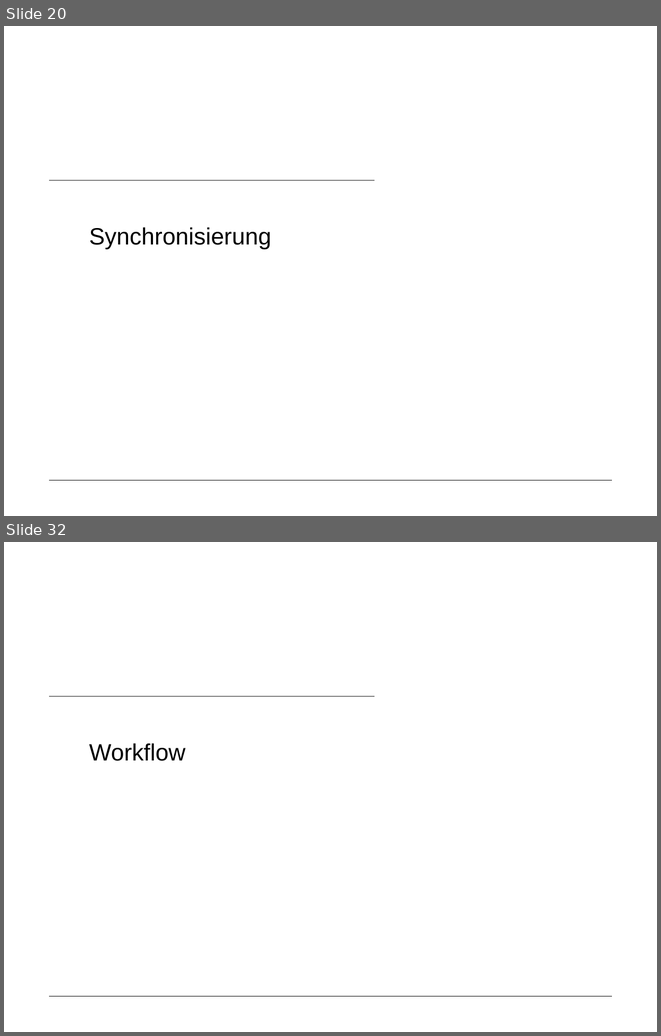
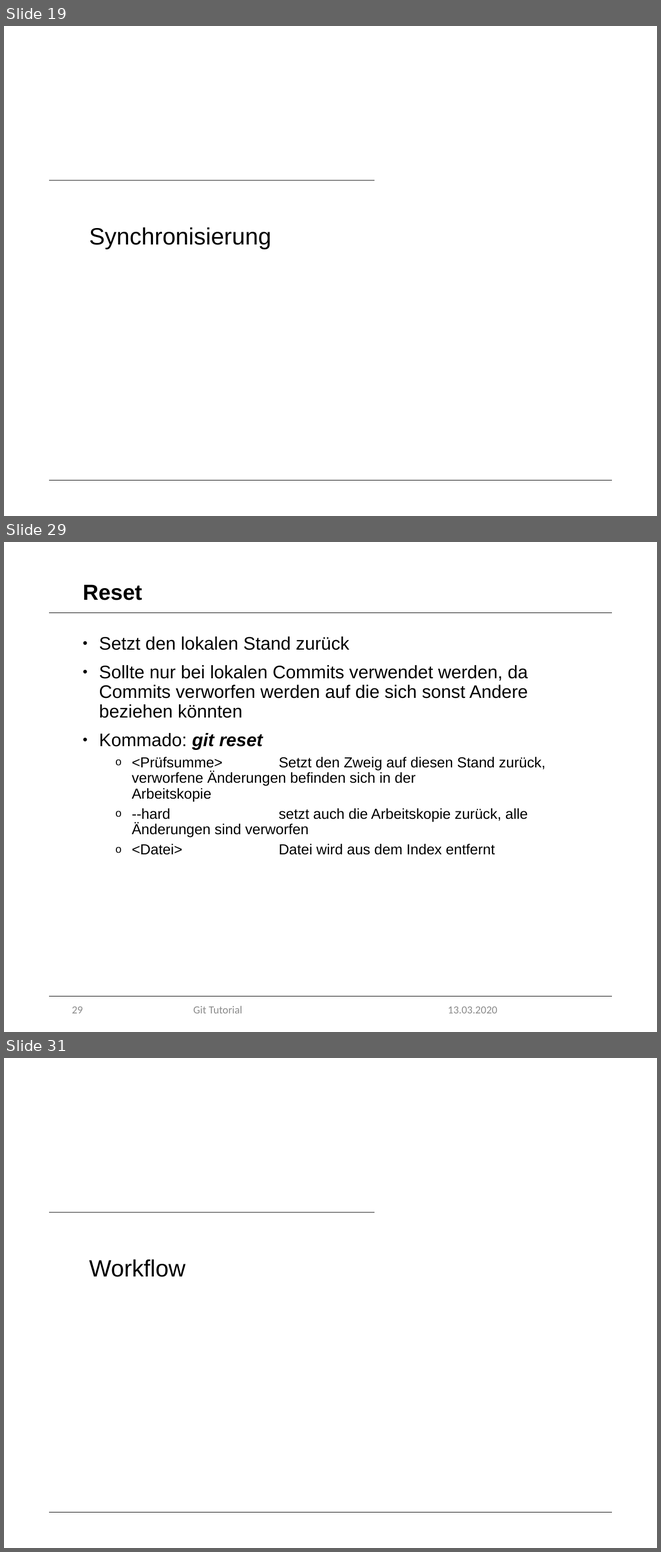
Before and after one commit to marcretzlaff/projektarbeit, a slide deck: Präsentation-90min/Präsentation-90min.pptx. Shown one above the other, each under a label of ours: slides 20 and 32 before the commit, slides 19, 29 and 31 after it; the slides between them are not shown. The pictures are 661x1036 and 661x1552 pixels, drawn with LibreOffice and Linux fonts; fonts in the diff are those of the drawing; background and template pictures are left out. Boxes give left, top, right and bottom in pixels: in the first picture for what was removed or moved away, otherwise in the second. Text is boxed around its words. In the diff, an @@ line names an element or a change of style, - is before the commit and + after.

Commit message:
Modified 90min Präsi
added reset, revert, index, commit, branch, tags
modified .gitignore, log, stash, merge

```diff
--- a/Präsentation-90min/Präsentation-90min.pptx
+++ b/Präsentation-90min/Präsentation-90min.pptx
@@ slide 29 added at [4,542,657,1032], background #FFFFFF; not listed: 1 template element that a slide beside it also shows @@
@@ title added at [83,584,142,600], 24 pt, text #000000, bold @@
+Reset
@@ line added from (49, 613) to (612, 613), #000000 0.5 pt @@
@@ text added at [99,636,546,855], 16 pt, text #000000 @@
+• Setzt den lokalen Stand zurück
+• Sollte nur bei lokalen Commits verwendet werden, da Commits verworfen werden auf die sich sonst Andere beziehen könnten
+• Kommado: git reset
+  o <Prüfsumme> Setzt den Zweig auf diesen Stand zurück, verworfene Änderungen befinden sich in der Arbeitskopie
+  o --hard setzt auch die Arbeitskopie zurück, alle Änderungen sind verworfen
+  o <Datei> Datei wird aus dem Index entfernt
@@ page number added at [72,1006,83,1013], 12 pt, text #8C8C8C @@
+29
@@ text added at [193,1006,242,1013], 12 pt, text #8C8C8C @@
+Git Tutorial
@@ text added at [448,1006,497,1013], 12 pt, text #8C8C8C @@
+13.03.2020
@@ what was slide 20 is now slide 19 @@
@@ what was slide 32 is now slide 31 @@
```
Also in this commit, not shown: 20 slides changed, 8 other slides added, 10 slides removed.
